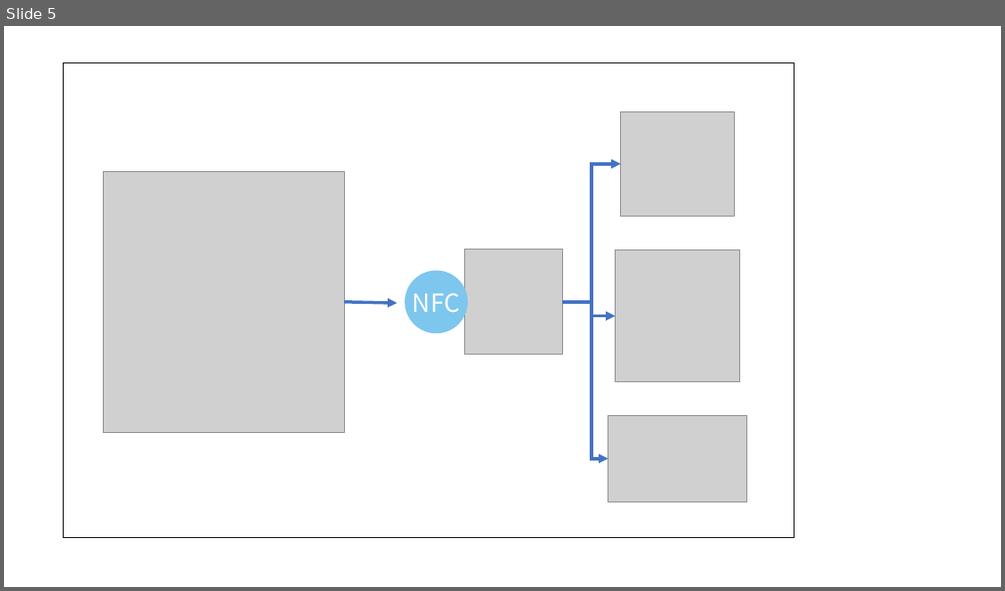
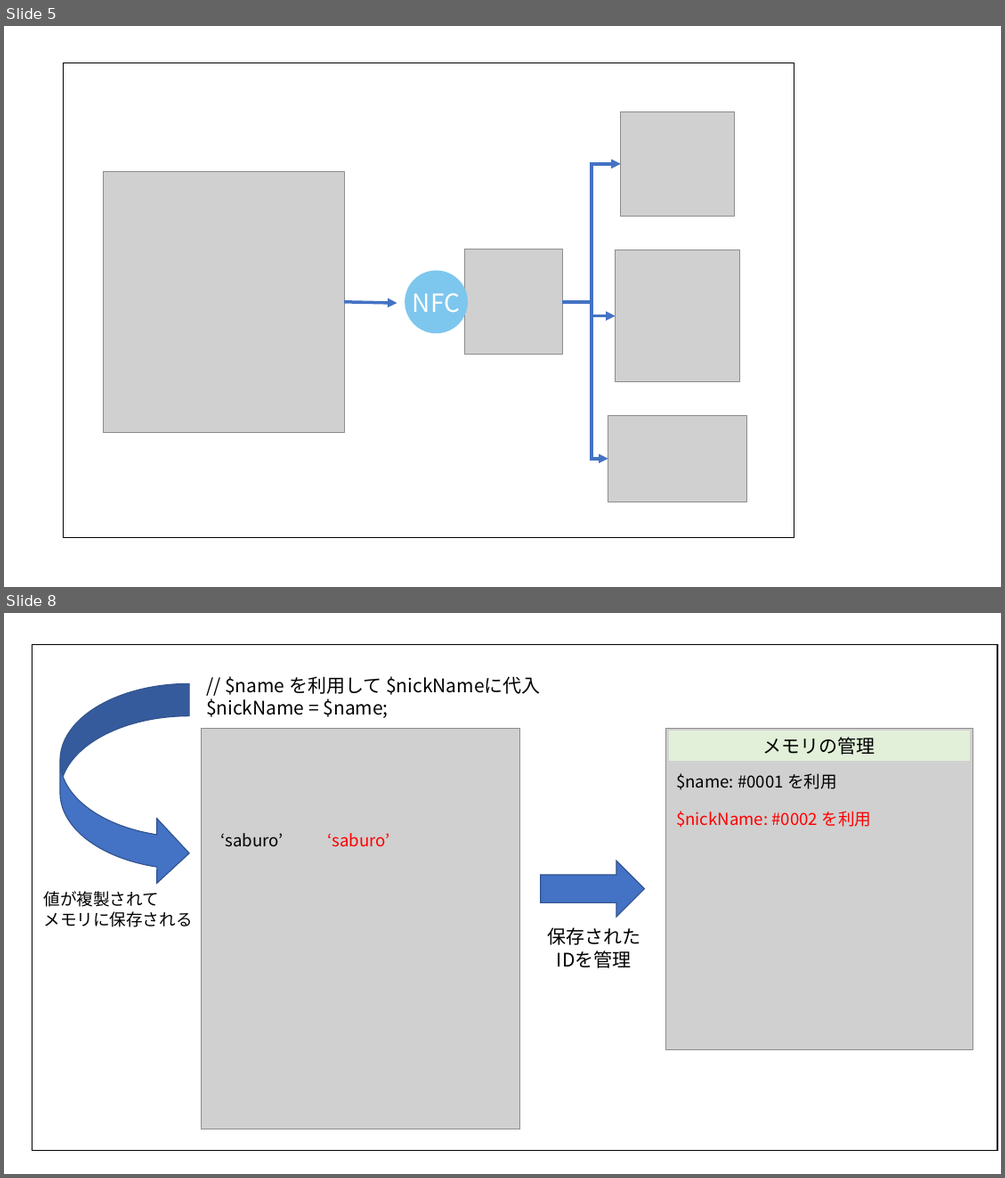
Before and after one commit to tarotyjp/oop-sample-php, a slide deck: src/images/images.pptx. Shown one above the other, each under a label of ours: slide 5 before the commit, slides 5 and 8 after it; the slides between them are not shown. The pictures are 1005x591 and 1005x1178 pixels, drawn with LibreOffice and Linux fonts; fonts in the diff are those of the drawing; grey boxes stand for pictures. Boxes give left, top, right and bottom in pixels: in the first picture for what was removed or moved away, otherwise in the second. Text is boxed around its words. In the diff, an @@ line names an element or a change of style, - is before the commit and + after.

```diff
--- a/src/images/images.pptx
+++ b/src/images/images.pptx
@@ slide 8 added at [4, 613, 1001, 1174], background #FFFFFF @@
@@ rectangle added at [32, 644, 998, 1150], fill #FFFFFF, outline #000000 1 pt @@
@@ curved down arrow added at [60, 683, 189, 885], fill #4472C4, outline #325491 1 pt @@
@@ text added at [206, 676, 541, 718], 18 pt, text #000000 @@
+// $name を利用して $nickNameに代入
+$nickName = $name;
@@ picture added at [201, 728, 519, 1129] @@
@@ picture added at [666, 728, 973, 1050] @@
@@ rectangle added at [669, 730, 970, 761], fill #E2F0D9, 18 pt, text #000000 @@
+メモリの管理
@@ text added at [676, 773, 837, 790], 16 pt, text #000000 @@
+$name: #0001 を利用
@@ text added at [676, 811, 871, 827], 16 pt, text #FF0000 @@
+$nickName: #0002 を利用
@@ text added at [221, 833, 283, 847], 16 pt, text #000000 @@
+‘saburo’
@@ text added at [328, 833, 390, 847], 16 pt, text #FF0000 @@
+‘saburo’
@@ right arrow added at [541, 860, 645, 916], fill #4472C4, outline #325491 1 pt @@
@@ text added at [43, 891, 192, 927], 16 pt, text #000000 @@
+値が複製されて
+メモリに保存される
@@ text added at [547, 927, 640, 968], 18 pt, text #000000 @@
+保存された
+IDを管理
```
Also in this commit, not shown: 3 other slides added, 1 slide removed, 14 other files.
